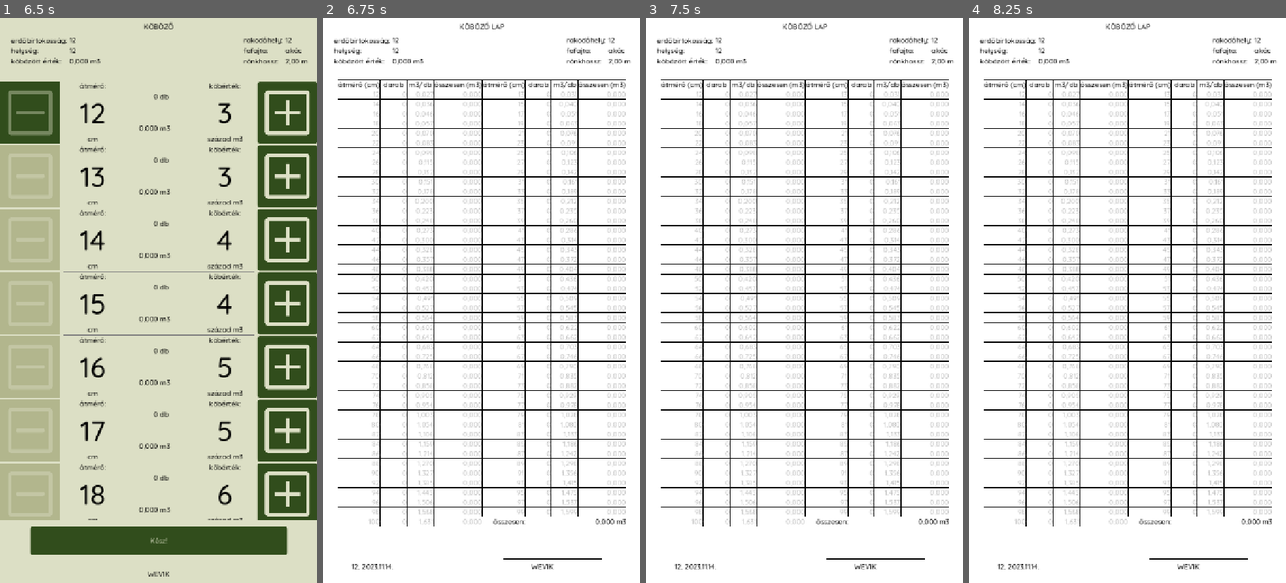
Above: before the commit, frames 1-4 (left to right).
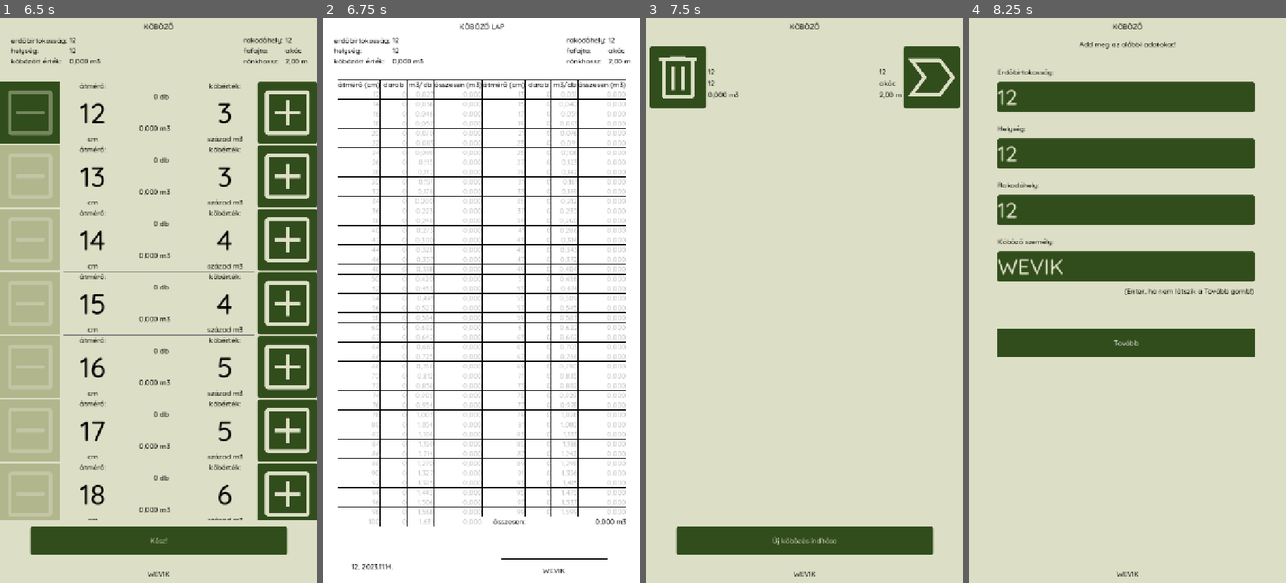
Above: after the commit, the same moments.

Repository: rolika/kob_g
Game: Godot game, scene res://main.tscn
Two runs of this game, one before a commit and one after it. Both use one fixed random seed, a clock stepped at 60 frames per second and the inputs below.
Inputs (mouse positions are in pixels of both pictures, inside the frame that each line leads up to):
- Up to frame 1 (6.5 s): click "Új köbözés indítása" at 0.5 s; click (155, 97) at 1.27 s; type "12" at 1.35 s; click (155, 153) at 1.5 s; type "12" at 1.58 s; click (155, 210) at 1.73 s; type "12" at 1.82 s; click (155, 266) at 2.02 s; type "WEVIK" at 2.1 s; click "Tovább" at 2.75 s; click "akác" at 3.5 s; click "2,00 m" at 4.25 s; click (288, 114) at 5.02 s; click (28, 114) at 5.75 s
- Up to frame 2 (6.75 s): click "Kész!" at 6.5 s
- Up to frame 3 (7.5 s): click (877, 571) at 7.25 s, where only the run after the commit has a clickable "WEVIK"
- Up to frame 4 (8.25 s): click (1254, 74) at 8.02 s

Frame 1 is identical in both runs. In frame 2, less than 0.1% of the frame differs, in the area x 56-90%, y 95-99%; in frame 3, 98%; in frame 4, 98%, in the area x 0-100%, y 0-100%.

Commit message:
add camouflaged button to report scene

Diff:
--- a/scenes/report.tscn
+++ b/scenes/report.tscn
@@ -34,6 +34,28 @@
 border_width_right = 1
 border_width_bottom = 1
 border_color = Color(0, 0, 0, 1)
+
+[sub_resource type="StyleBoxEmpty" id="StyleBoxEmpty_q5px1"]
+
+[sub_resource type="StyleBoxEmpty" id="StyleBoxEmpty_4lv02"]
+
+[sub_resource type="StyleBoxEmpty" id="StyleBoxEmpty_bsvqr"]
+
+[sub_resource type="StyleBoxEmpty" id="StyleBoxEmpty_txauj"]
+
+[sub_resource type="StyleBoxEmpty" id="StyleBoxEmpty_4fhai"]
+
+[sub_resource type="StyleBoxEmpty" id="StyleBoxEmpty_yvsl5"]
+
+[sub_resource type="StyleBoxEmpty" id="StyleBoxEmpty_fjlyb"]
+
+[sub_resource type="StyleBoxEmpty" id="StyleBoxEmpty_p25vq"]
+
+[sub_resource type="StyleBoxEmpty" id="StyleBoxEmpty_syq11"]
+
+[sub_resource type="StyleBoxEmpty" id="StyleBoxEmpty_nvk87"]
+
+[sub_resource type="StyleBoxEmpty" id="StyleBoxEmpty_smm52"]
 
 [node name="Report" type="ColorRect"]
 custom_minimum_size = Vector2(720, 1280)
@@ -130,16 +152,32 @@
 offset_bottom = 1255.0
 theme_override_colors/font_color = Color(0, 0, 0, 1)
 
-[node name="PersonLabel" type="Label" parent="."]
-layout_mode = 0
-offset_left = 472.0
-offset_top = 1232.0
-offset_right = 512.0
-offset_bottom = 1255.0
-theme_override_colors/font_color = Color(0.6, 0.6, 0.6, 1)
-
 [node name="Line2D" type="Line2D" parent="."]
-position = Vector2(408, 1224)
+position = Vector2(402.175, 1224)
+scale = Vector2(1.08772, 1)
 points = PackedVector2Array(0, 0, 0, 0, 0, 0, 0, 0, 0, 0, 0, 0, 0, 0, 0, 0, 0, 0, 0, 0, 0, 0, 0, 0, 0, 0, 0, 0, 0, 0, 0 …(516 unchanged characters)…
 width = 2.0
 default_color = Color(0, 0, 0, 1)
+
+[node name="PersonButton" type="Button" parent="."]
+custom_minimum_size = Vector2(200, 40)
+layout_mode = 0
+offset_left = 424.0
+offset_top = 1232.0
+offset_right = 624.0
+offset_bottom = 1272.0
+theme_override_colors/font_color = Color(0, 0, 0, 1)
+theme_override_styles/focus = SubResource("StyleBoxEmpty_q5px1")
+theme_override_styles/disabled_mirrored = SubResource("StyleBoxEmpty_4lv02")
+theme_override_styles/disabled = SubResource("StyleBoxEmpty_bsvqr")
+theme_override_styles/hover_pressed_mirrored = SubResource("StyleBoxEmpty_txauj")
+theme_override_styles/hover_pressed = SubResource("StyleBoxEmpty_4fhai")
+theme_override_styles/hover_mirrored = SubResource("StyleBoxEmpty_yvsl5")
+theme_override_styles/hover = SubResource("StyleBoxEmpty_fjlyb")
+theme_override_styles/pressed_mirrored = SubResource("StyleBoxEmpty_p25vq")
+theme_override_styles/pressed = SubResource("StyleBoxEmpty_syq11")
+theme_override_styles/normal_mirrored = SubResource("StyleBoxEmpty_nvk87")
+theme_override_styles/normal = SubResource("StyleBoxEmpty_smm52")
+text = "Weisz Viktor"
+
+[connection signal="pressed" from="PersonButton" to="." method="_on_person_button_pressed"]
--- a/scripts/main.gd
+++ b/scripts/main.gd
@@ -7,9 +7,11 @@
 const WORKSPACE_SCENE = preload("res://scenes/cube_workspace.tscn")
 const REPORT_SCENE = preload("res://scenes/report.tscn")
 
-var scene: Node
+var scene: Node = null
 
 func _ready() -> void:
+    if scene != null:
+        remove_prev_scene()
     scene = RESTORE_SCENE.instantiate()
     add_child(scene)
     scene.start_new_session.connect(_on_new_session_started)
@@ -47,6 +49,7 @@
     remove_prev_scene()
     scene = REPORT_SCENE.instantiate()
     add_child(scene)
+    scene.back.connect(_ready)
 
 func _on_show_session(session: Dictionary) -> void:
     remove_prev_scene()
--- a/scripts/report.gd
+++ b/scripts/report.gd
@@ -1,4 +1,6 @@
 extends ColorRect
+
+signal back
 
 const DATE_FMT: String = "%s.%s.%s."
 const DATE: String = "%s, %s"
@@ -53,5 +55,7 @@
     var today = Time.get_date_dict_from_system()
     var date_fmt = DATE_FMT % [today.year, today.month, today.day]
     $DateLabel.text = DATE % [CurrentPile.city, date_fmt]
-    $PersonLabel.text = CurrentPile.person
-    $PersonLabel.add_theme_color_override("font_color", Color.BLACK)
+    $PersonButton.text = CurrentPile.person
+
+func _on_person_button_pressed() -> void:
+    back.emit()
Not shown: 1 places in scenes/report.tscn that only renumber resources
